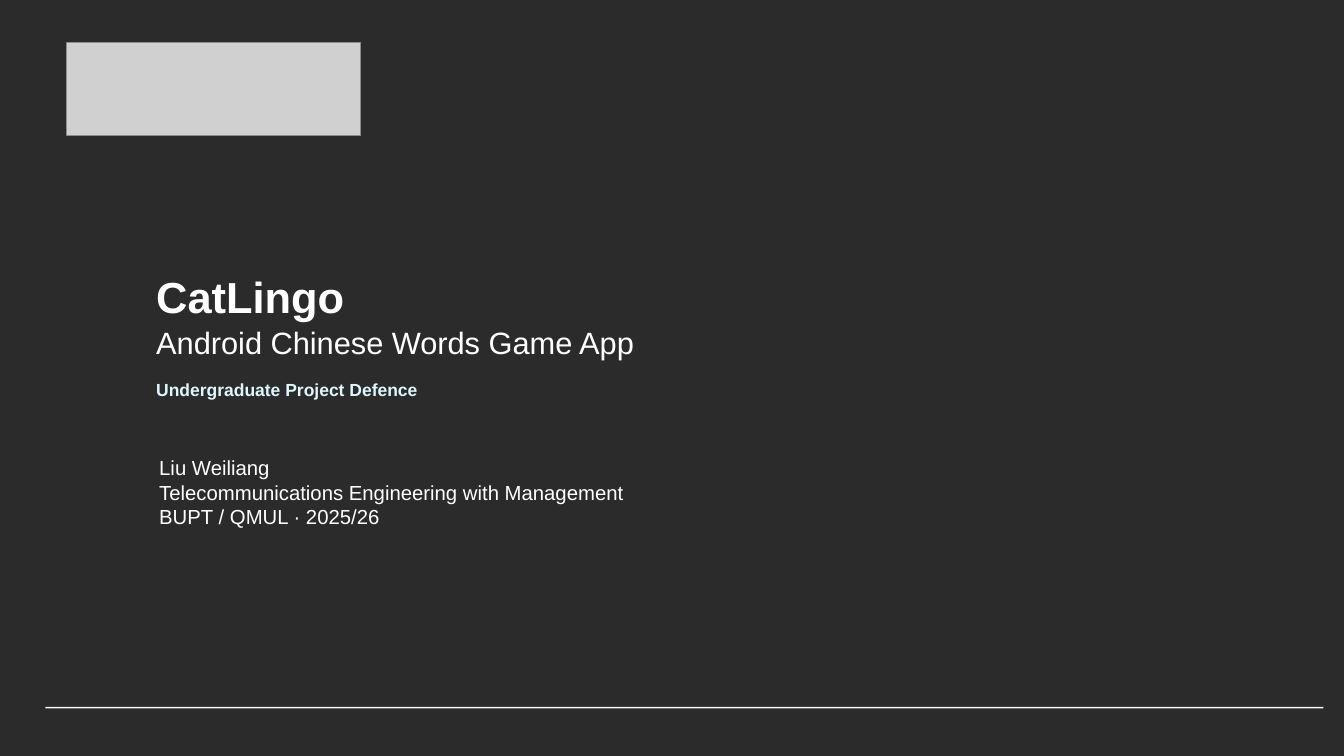
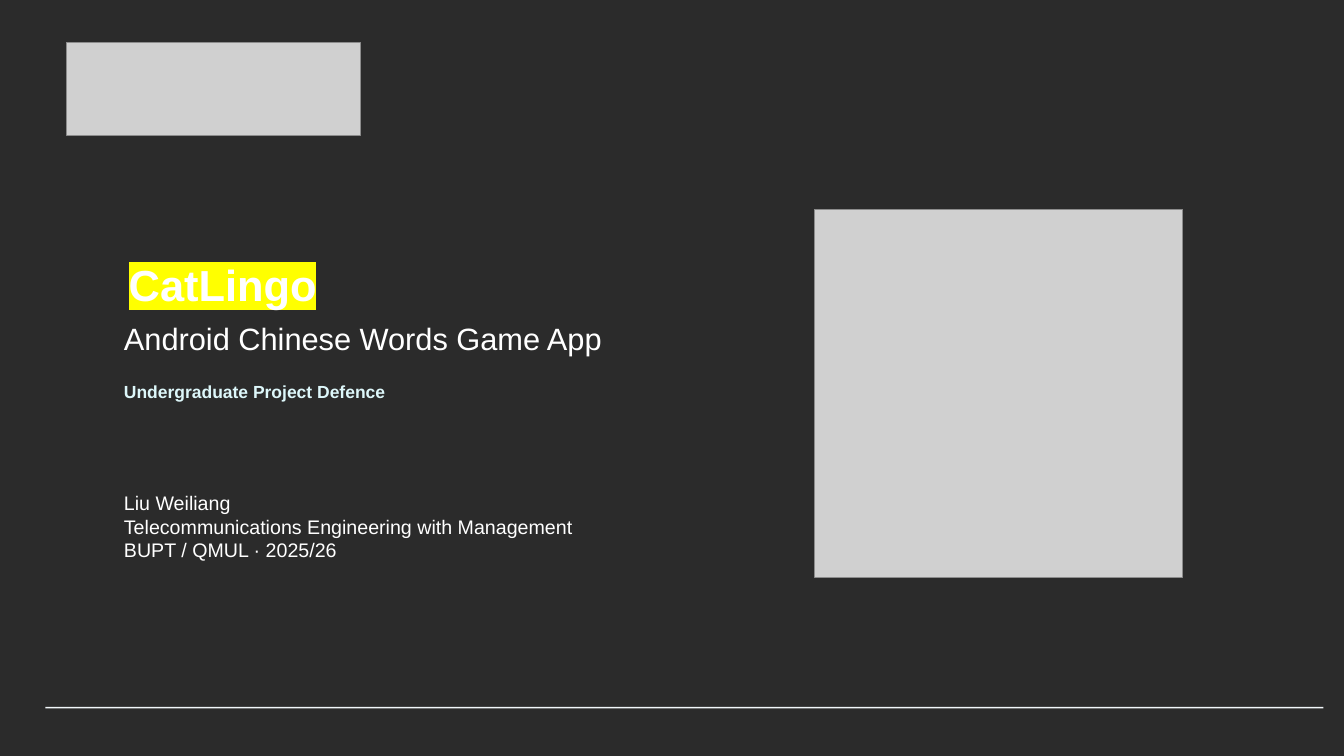
Before and after one commit to liuweilianghhh/Chinese_game, a slide deck: slide 1 of CatLingo_Defense_Template_Style.pptx. Drawn at 1344x756 pixels with LibreOffice and Linux fonts; fonts in the diff are those of the drawing; grey boxes stand for pictures; background and template pictures are left out; a plain dark background stands for a picture behind light text. Boxes give left, top, right and bottom in pixels: in the first picture for what was removed or moved away, otherwise in the second. Text is boxed around its words. In the diff, an @@ line names an element or a change of style, - is before the commit and + after.

```diff
--- a/CatLingo_Defense_Template_Style.pptx
+++ b/CatLingo_Defense_Template_Style.pptx
@@ text "CatLingo": place and size @@
-text "CatLingo" at [156,281,344,321]
+text "CatLingo" at [129,266,317,309]
@@ text "CatLingo" at [129,266,317,309]: highlight none to #FFFF00 @@
@@ picture added at [815,210,1183,578] @@
@@ text "Android Chinese Words Game App": place and size @@
-text "Android Chinese Words Game App" at [156,331,634,359]
+text "Android Chinese Words Game App" at [124,327,602,356]
@@ text "Undergraduate Project Defence": place and size @@
-text "Undergraduate Project Defence" at [156,383,417,400]
+text "Undergraduate Project Defence" at [124,385,385,402]
@@ text "Liu Weiliang": place and size @@
-text "Liu Weiliang" at [159,460,624,528]
+text "Liu Weiliang" at [124,495,573,561]
@@ text "Liu Weiliang" at [124,495,573,561]: size 14.5 to 14 pt @@
```
Also in this commit, not shown: 8 other slides changed, 2 slides added, 1 other file.
